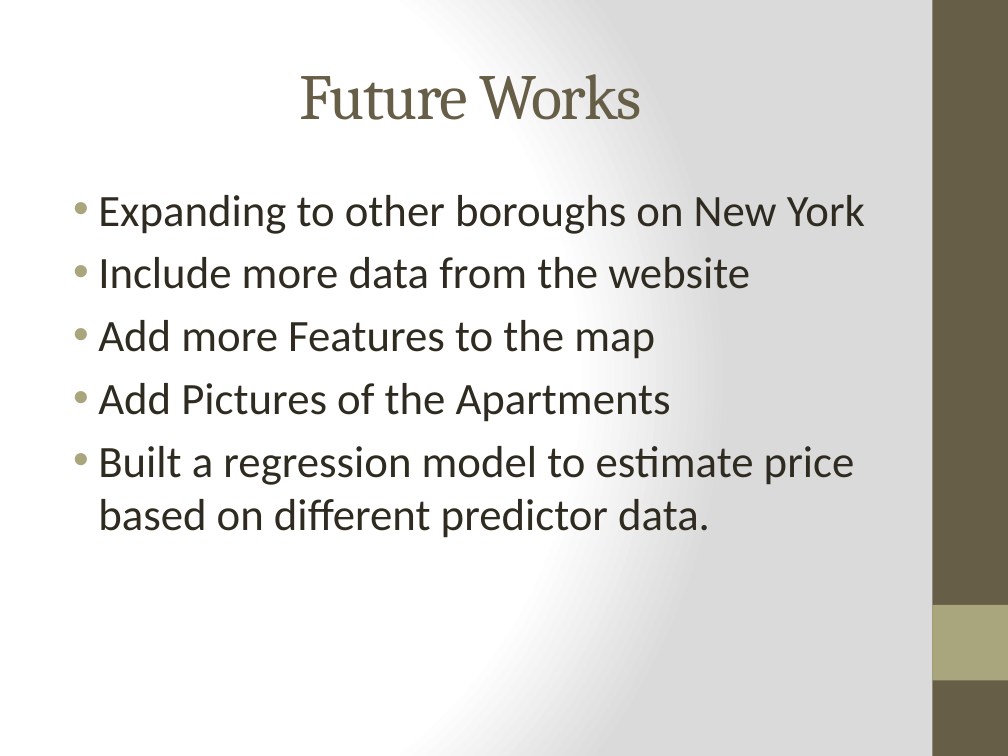
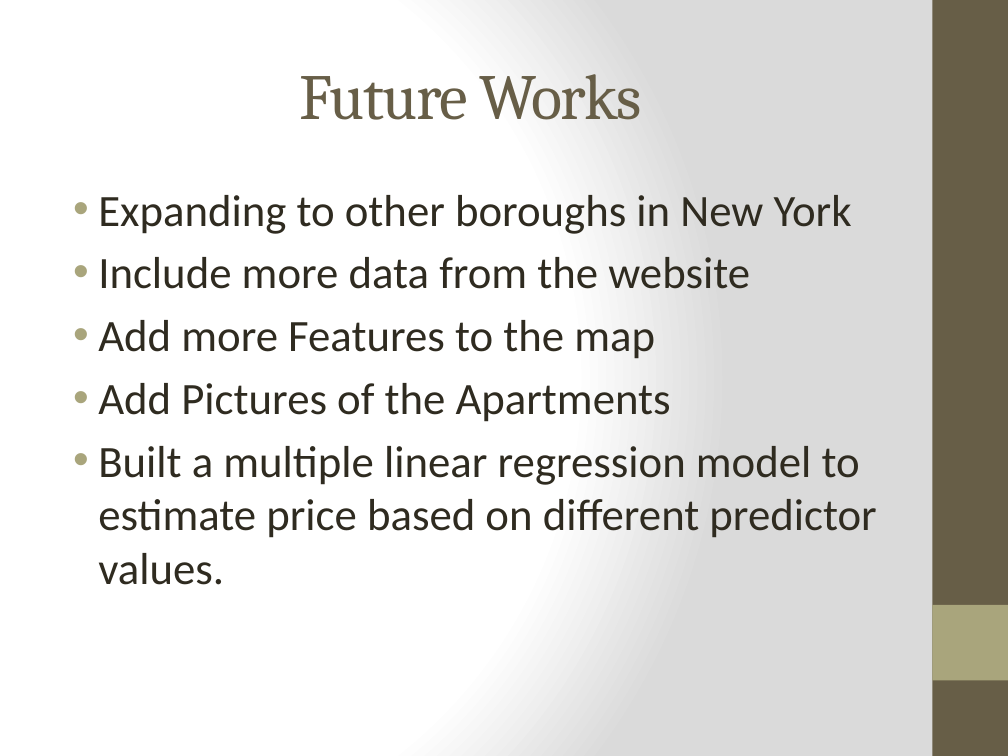
Before and after one commit to nycdatasci/bootcamp006_project, a slide deck: slide 15 of Project3-WebScraping/Samriddhi_Trulia/Trulia Scrapping.pptx (slide 16 before the commit). Drawn at 1008x756 pixels with LibreOffice and Linux fonts; fonts in the diff are those of the drawing. Boxes give left, top, right and bottom in pixels: in the first picture for what was removed or moved away, otherwise in the second. Text is boxed around its words. In the diff, an @@ line names an element or a change of style, - is before the commit and + after.

Commit message:
updates ppt

```diff
--- a/Project3-WebScraping/Samriddhi_Trulia/Trulia Scrapping.pptx
+++ b/Project3-WebScraping/Samriddhi_Trulia/Trulia Scrapping.pptx
@@ text at [98, 195, 852, 234]: text changed @@
-• Expanding to other boroughs on New York
+• Expanding to other boroughs in New York
@@ text at [98, 446, 876, 585]: text changed @@
-• Built a regression model to estimate price based on different predictor data.
+• Built a multiple linear regression model to estimate price based on different predictor values.
```
Also in this commit, not shown: 3 other slides changed, 4 slides added, 5 slides removed, 5 other files.
